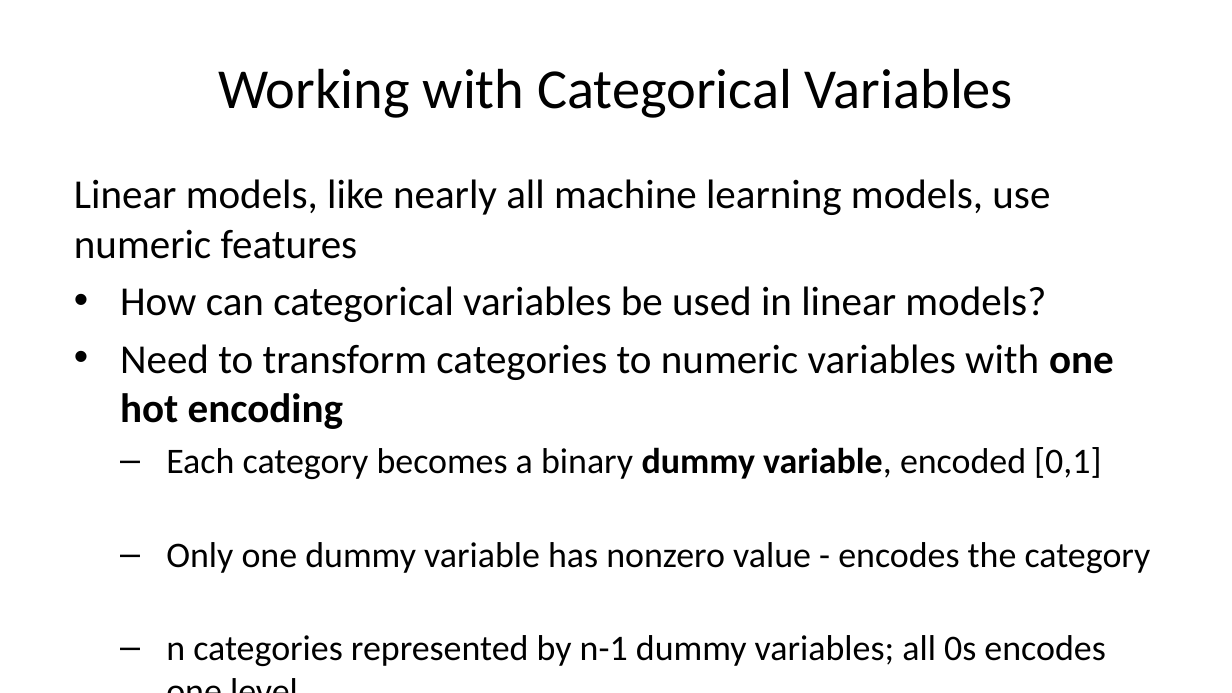
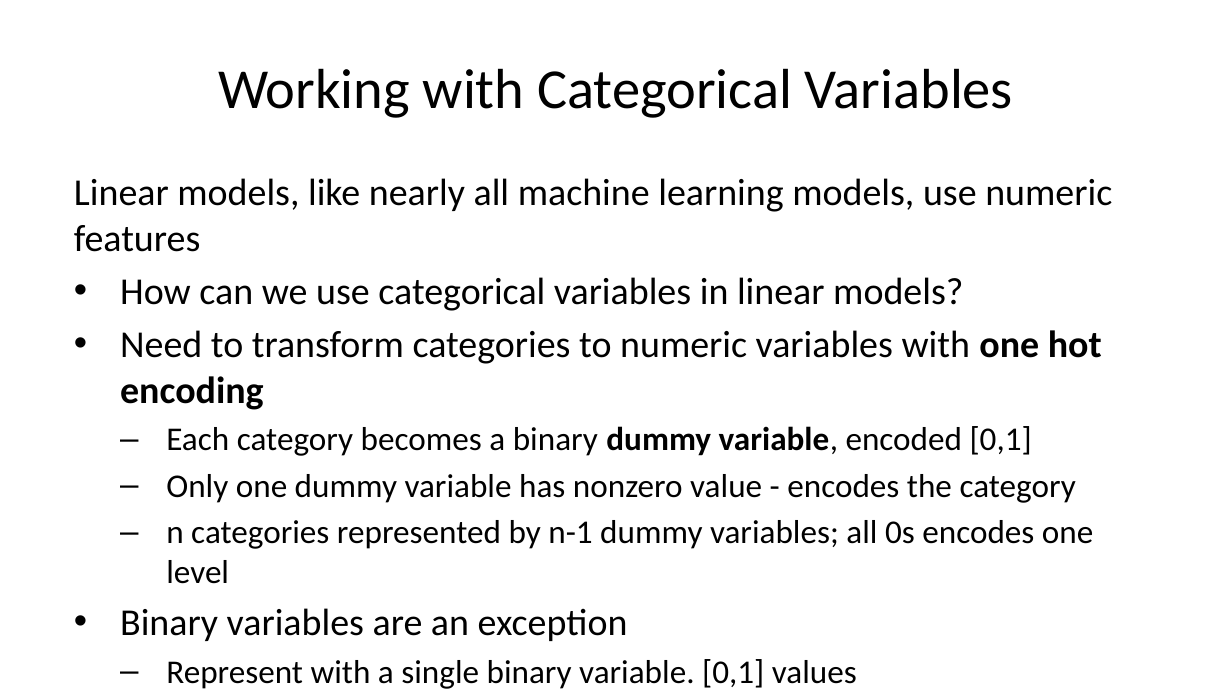
Before and after one commit to StephenElston/CSCI-E-83, a slide deck: slide 8 of LectureSlides/09_GeneralizingTheLinearModel.pptx. Drawn at 1232x693 pixels with LibreOffice and Linux fonts; fonts in the diff are those of the drawing. Boxes give left, top, right and bottom in pixels: in the first picture for what was removed or moved away, otherwise in the second. Text is boxed around its words. In the diff, an @@ line names an element or a change of style, - is before the commit and + after.

```diff
--- a/LectureSlides/09_GeneralizingTheLinearModel.pptx
+++ b/LectureSlides/09_GeneralizingTheLinearModel.pptx
@@ text at (x1=74, y1=178, x2=1112, y2=689): size 24 to 22.2 pt in "Linear models, like nearly all machine learning ...", "Need to transform categories to numeric variables ...", "Binary variables are an exception"; size 21 to 19.4 pt in "Each category becomes a binary dummy variable, ...", "Only one dummy variable has nonzero value ...", "n categories represented by n-1 dummy variables; ...", "Represent with a single binary variable. [0,1] ..." @@
@@ text at (x1=120, y1=277, x2=963, y2=311): text changed; size 24 to 22.2 pt @@
-• How can categorical variables be used in linear models?
+• How can we use categorical variables in linear models?
```
Also in this commit, not shown: 22 other slides changed.
